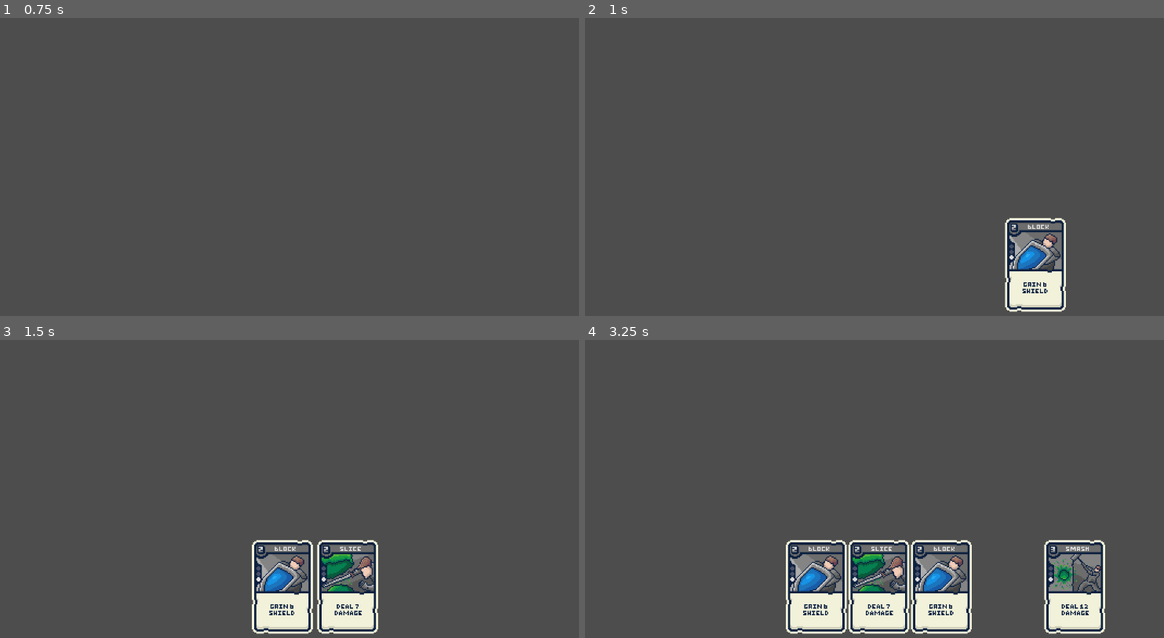
Above: before the commit, frames 1-4 (two rows, left to right).
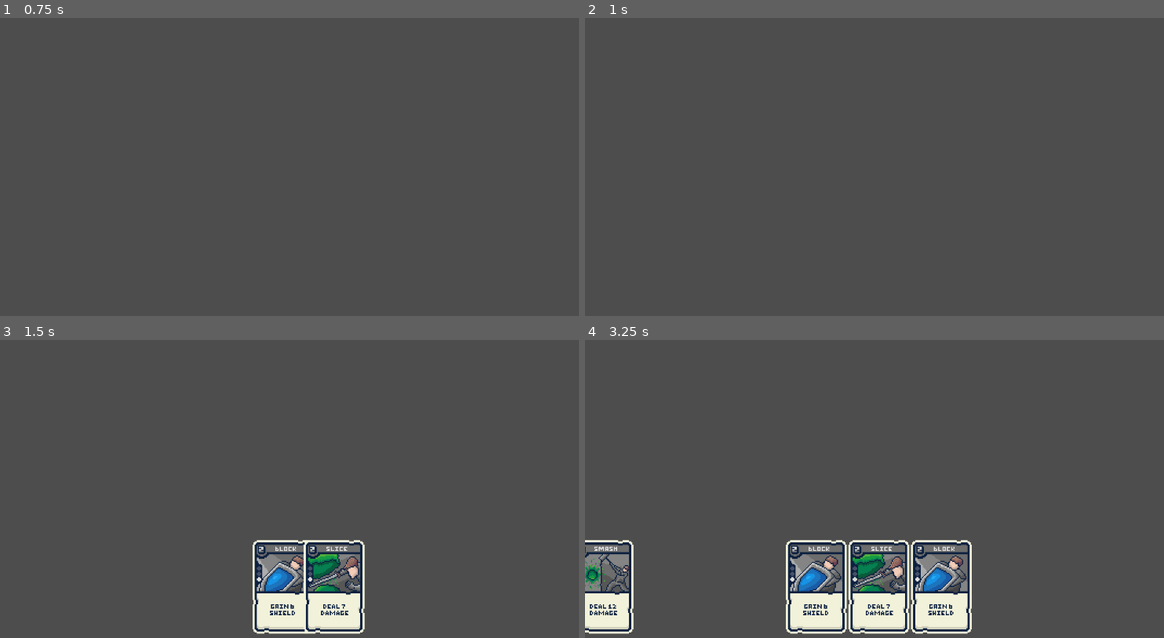
Above: after the commit, the same moments.

Repository: Fredeblok0912/Card_game
Game: Godot game, scene res://menu.tscn
Two runs of this game, one before a commit and one after it. Both use one fixed random seed, a clock stepped at 60 frames per second and the inputs below.
Inputs (mouse positions are in pixels of both pictures, inside the frame that each line leads up to):
- Up to frame 1 (0.75 s): click "Start Game" at 0.5 s
- Up to frame 2 (1 s): no input
- Up to frame 3 (1.5 s): move the mouse to (451, 444) at 1.27 s; click (451, 444) at 1.42 s
- Up to frame 4 (3.25 s): move the mouse to (770, 480) at 2.02 s; hold Down (ui_down) 2.03-2.78 s; click (770, 480) at 2.17 s; tap Enter at 2.75 s; move the mouse to (961, 384) at 2.77 s; click (961, 384) at 2.92 s

Frame 1 is identical in both runs. In frame 2, 3.1% of the frame differs, in the area x 72-84%, y 67-99%; in frame 3, 3.0%; in frame 4, 5.4%, in the area x 0-90%, y 67-99%.

Commit message:
Cards now detect getting pressed and add itself to the discard pile, though doesnt remove the  card or trigger anything yet

Diff:
--- a/Cardlist.gd
+++ b/Cardlist.gd
@@ -63,4 +63,4 @@
 var current_decklist = [1,2,2,3,4,4]	# Kort som er i spillerens deck under combat, burde være tom og kopiere inholdet af decklist, men for testing rn er den fyldt
 var hand_cards = []						# Kort som er i spillerens hånd
 #Discard should be empty, this is for testing purposes
-var discard_pile = [6,6,6,6,6]
+var discard_pile = [6]
--- a/Gamecode.gd
+++ b/Gamecode.gd
@@ -30,39 +30,50 @@
 #----------------------------------------------------------------------------
 #Cards in hand loading sprites
 
-#array for the sprites in hand
-var hand_sprites: Array[Sprite2D] = []
-
-@export var card_spacing: float = 115.0		#spacing between cards in hand
-@export var hand_y: float = 230.0			#how high the cards are on screen
-@export var tween_duration: float = 0.35	#how long the card slide in takes
-@export var card_scale: float = 2.0			#how large the card sprites are
+var hand_sprites: Array = []
+var card_spacing := 115
+var hand_y := 230
+var tween_duration := 0.35
+var card_scale := 2
 
 func add_card(card_id: int) -> void:
+	var card := Area2D.new()
 	var card_sprite := Sprite2D.new()
 	card_sprite.texture = Cardlist.card_sprites_database[card_id]
+	card_sprite.scale = Vector2(card_scale, card_scale)
+	card.add_child(card_sprite)
+	var collision := CollisionShape2D.new()
+	var shape := RectangleShape2D.new()
+	shape.size = card_sprite.texture.get_size() * card_sprite.scale
+	collision.shape = shape
+	card.add_child(collision)
+	add_child(card)
+	var viewport_width = get_viewport().get_visible_rect().size.x
+	card.global_position = Vector2(-viewport_width, hand_y)
+	card.input_event.connect(_on_card_clicked.bind(card_id))
+	hand_sprites.append(card)
+	_update_hand_positions()
 
-	card_sprite.scale = Vector2(card_scale, card_scale)
-	add_child(card_sprite)
-	var viewport_width = get_viewport().get_visible_rect().size.x
-	card_sprite.global_position = Vector2(viewport_width, hand_y)
-
-	hand_sprites.append(card_sprite)
-	_update_hand_positions()
 
 func _update_hand_positions() -> void:
 	var viewport_width = get_viewport().get_visible_rect().size.x
 	var total_width = (hand_sprites.size() - 1) * card_spacing
-	var start_x = viewport_width / 2 - total_width /2
-
+	var start_x = viewport_width / 2 - total_width / 2
 	for i in range(hand_sprites.size()):
-		var target_x = start_x + i * card_spacing
-		var target_pos = Vector2(target_x, hand_y)
-		var tween = create_tween()
-		tween.tween_property(hand_sprites[i], "global_position", target_pos, tween_duration).set_trans(Tween.TRANS_SINE).set_ease(Tween.EASE_OUT)
+		var target_pos = Vector2(start_x + i * card_spacing, hand_y)
+		var tween := create_tween()
+		tween.tween_property(hand_sprites[i], "global_position", target_pos, tween_duration) \
+			.set_trans(Tween.TRANS_SINE) \
+			.set_ease(Tween.EASE_OUT)
 
 
-#Midlertid kode for at trække kort på input
+func _on_card_clicked(viewport, event, shape_idx, card_id):
+	if event is InputEventMouseButton and event.pressed and event.button_index == MOUSE_BUTTON_LEFT:
+		print("Card clicked! ID:", card_id)
+		Cardlist.discard_pile.append(card_id)
+		print(Cardlist.discard_pile)
+
+
 func _input(event):
 	if event.is_action_released("ui_down"):
 		draw_cards(1)
